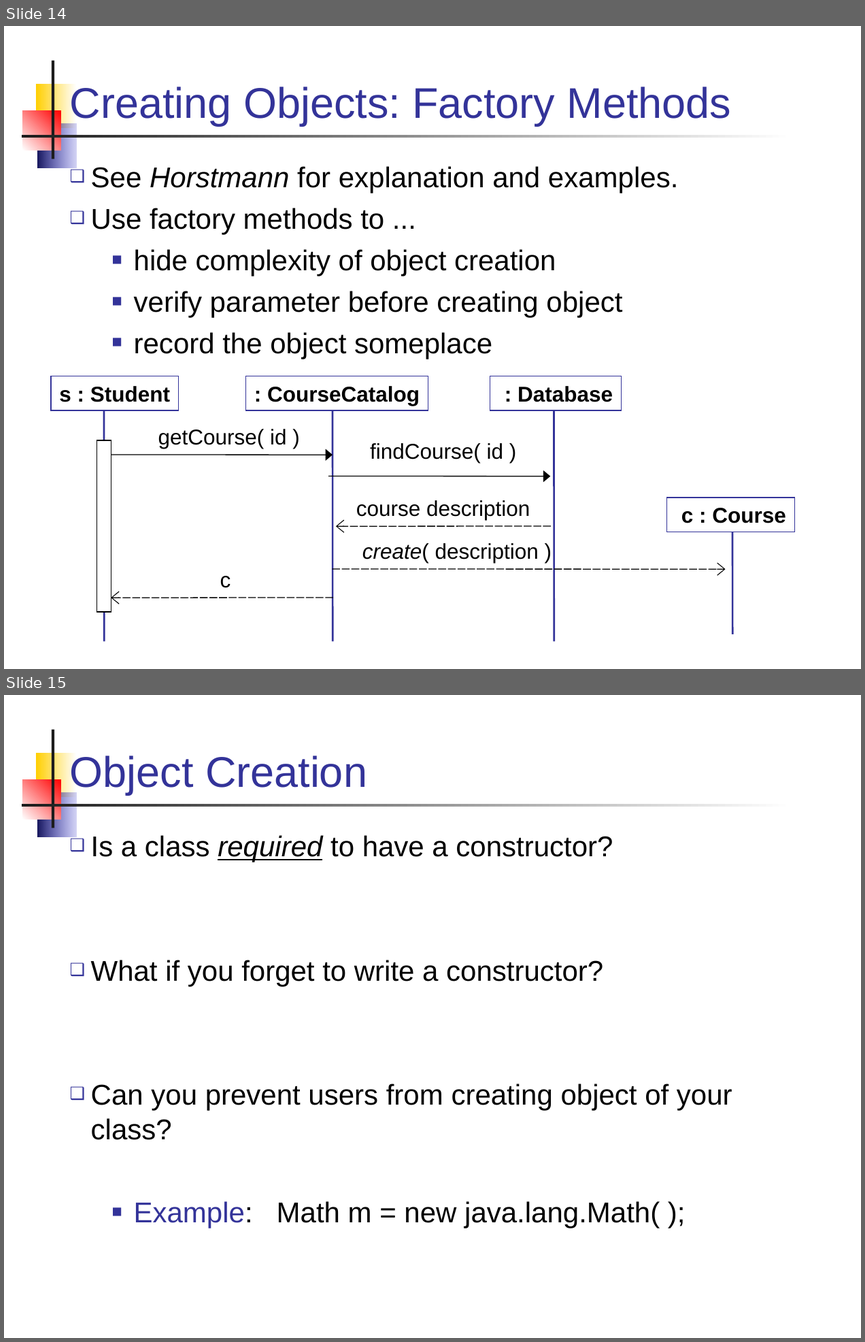
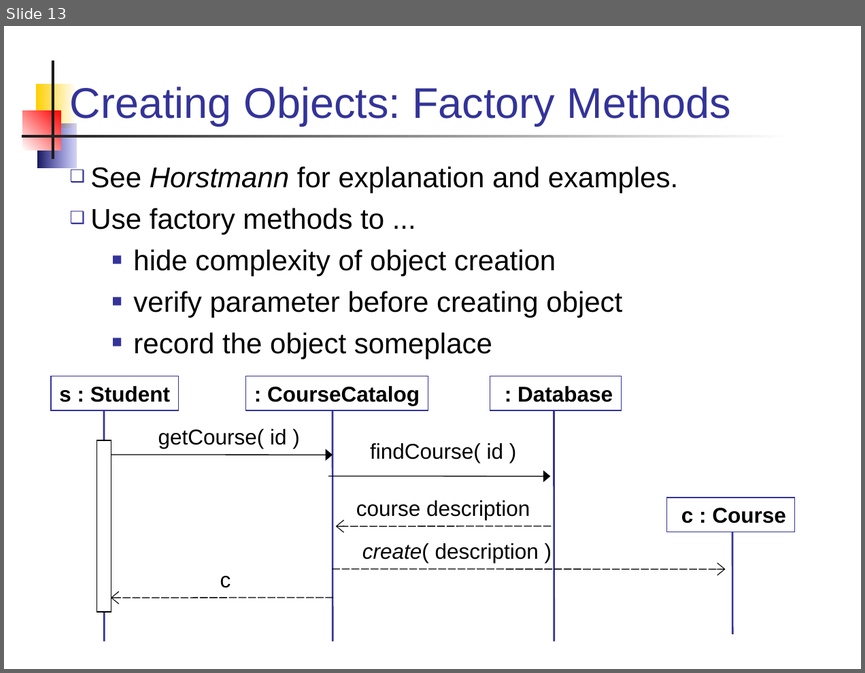
Before and after one commit to skeoop/skeoop.github.io, a slide deck: week3/R1-Review-OO-Concepts.ppt. Shown one above the other, each under a label of ours: slides 14 and 15 before the commit, slide 13 after it. The pictures are 865x1342 and 865x673 pixels, drawn with LibreOffice and Linux fonts; fonts in the diff are those of the drawing. Boxes give left, top, right and bottom in pixels: in the first picture for what was removed or moved away, otherwise in the second. Text is boxed around its words. In the diff, an @@ line names an element or a change of style, - is before the commit and + after.

Commit message:
Update review slides and remove unnecessary ones. OpenOffice screwed up some formatting.

```diff
--- a/week3/R1-Review-OO-Concepts.ppt
+++ b/week3/R1-Review-OO-Concepts.ppt
@@ slide 15 removed at [4,695,861,1338], background #FFFFFF; not listed: 5 template elements that a slide beside it also shows @@
@@ title removed at [70,756,367,795] @@
-Object Creation
@@ text removed at [91,835,732,1227] @@
-❑ Is a class required to have a constructor?
-❑ What if you forget to write a constructor?
-❑ Can you prevent users from creating object of your class?
-  ■ Example: Math m = new java.lang.Math( );
@@ what was slide 14 is now slide 13 @@
@@ slide 13 changed as well @@
@@ text "See Horstmann for explanation and ..." at [90,166,678,359]: indent changed @@
```
Also in this commit, not shown: 69 other slides changed, 2 other slides removed, 1 other file.
